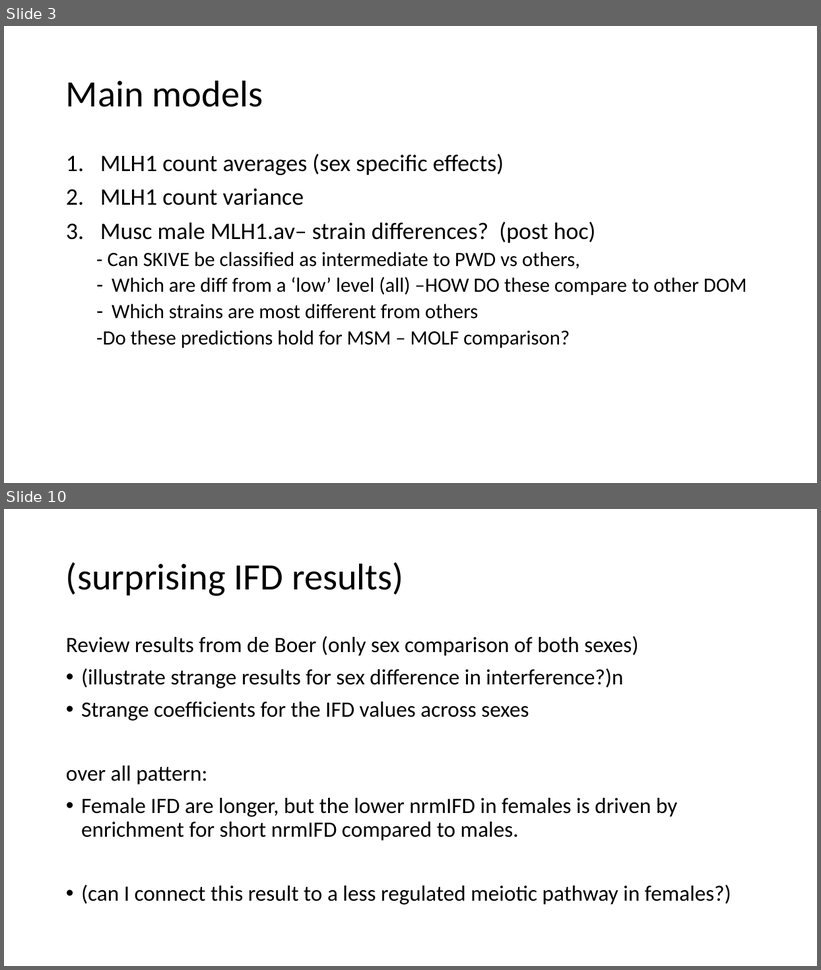
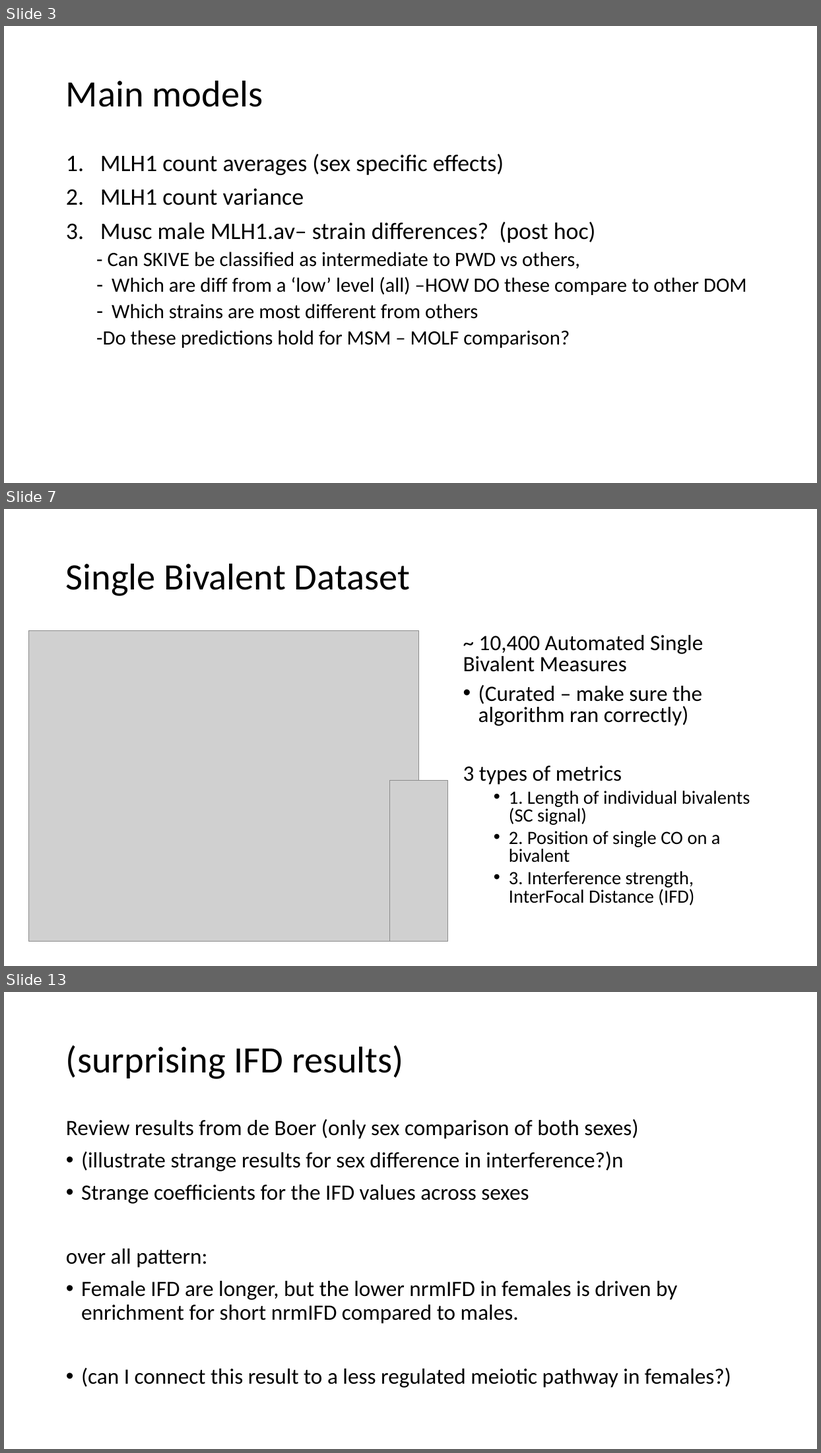
Before and after one commit to petersoapes/MLH1repo, a slide deck: AP_labMeeting_2.12.20.pptx. Shown one above the other, each under a label of ours: slides 3 and 10 before the commit, slides 3, 7 and 13 after it; the slides between them are not shown. The pictures are 821x970 and 821x1453 pixels, drawn with LibreOffice and Linux fonts; fonts in the diff are those of the drawing; grey boxes stand for pictures. Boxes give left, top, right and bottom in pixels: in the first picture for what was removed or moved away, otherwise in the second. Text is boxed around its words. In the diff, an @@ line names an element or a change of style, - is before the commit and + after.

```diff
--- a/AP_labMeeting_2.12.20.pptx
+++ b/AP_labMeeting_2.12.20.pptx
@@ slide 7 added at [4, 509, 817, 966], background #FFFFFF @@
@@ title added at [66, 563, 410, 596], 44 pt, text #000000 @@
+Single Bivalent Dataset
@@ picture added at [28, 631, 418, 942] @@
@@ text added at [463, 635, 750, 906], 22.2 pt, text #000000 @@
+~ 10,400 Automated Single Bivalent Measures
+• (Curated – make sure the algorithm ran correctly)
+3 types of metrics
+  • 1. Length of individual bivalents (SC signal)
+  • 2. Position of single CO on a bivalent
+  • 3. Interference strength, InterFocal Distance (IFD)
@@ picture added at [390, 780, 448, 941] @@
@@ what was slide 10 is now slide 13 @@
```
Also in this commit, not shown: 4 slides changed, 5 other slides added, 3 slides removed.
